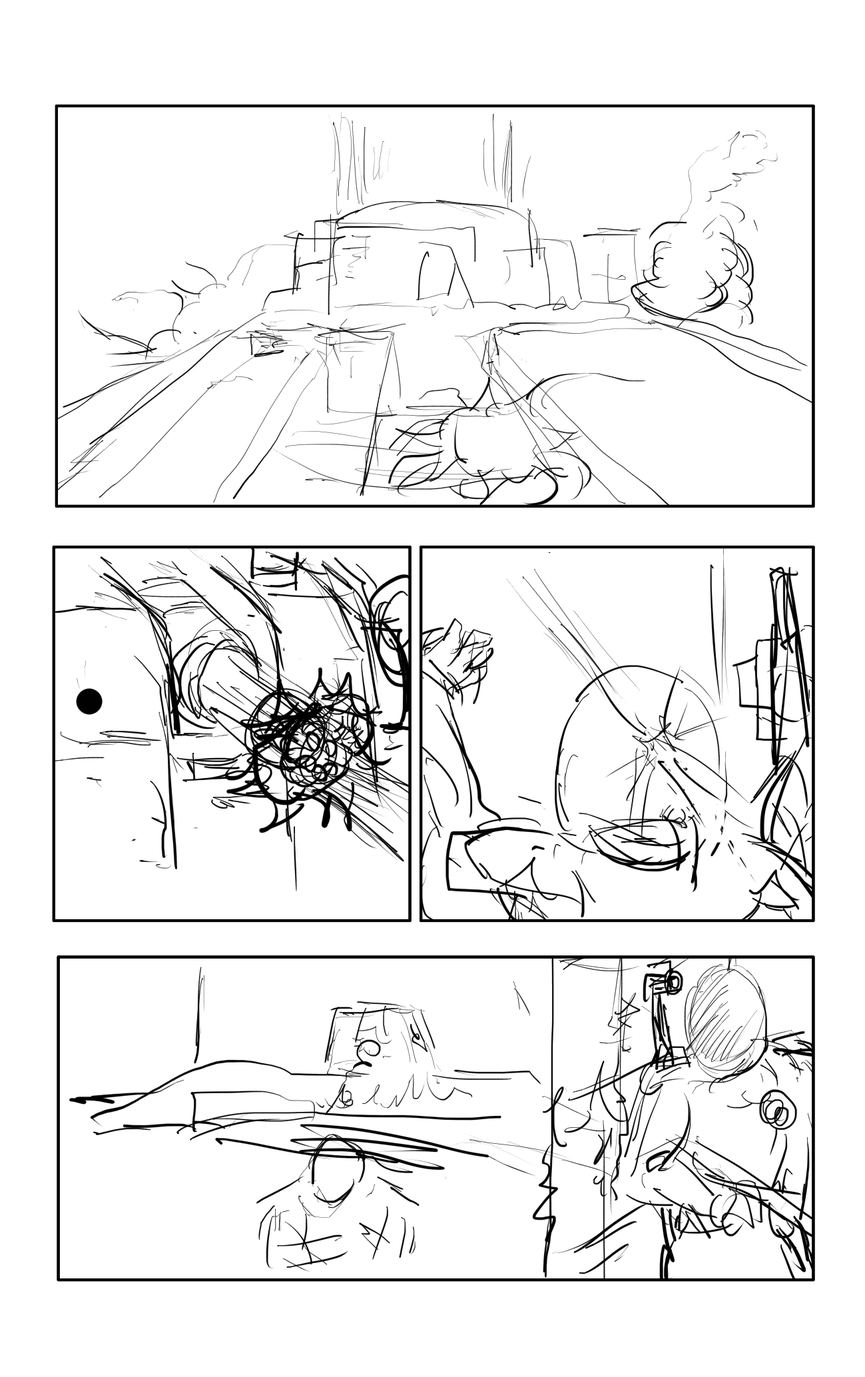
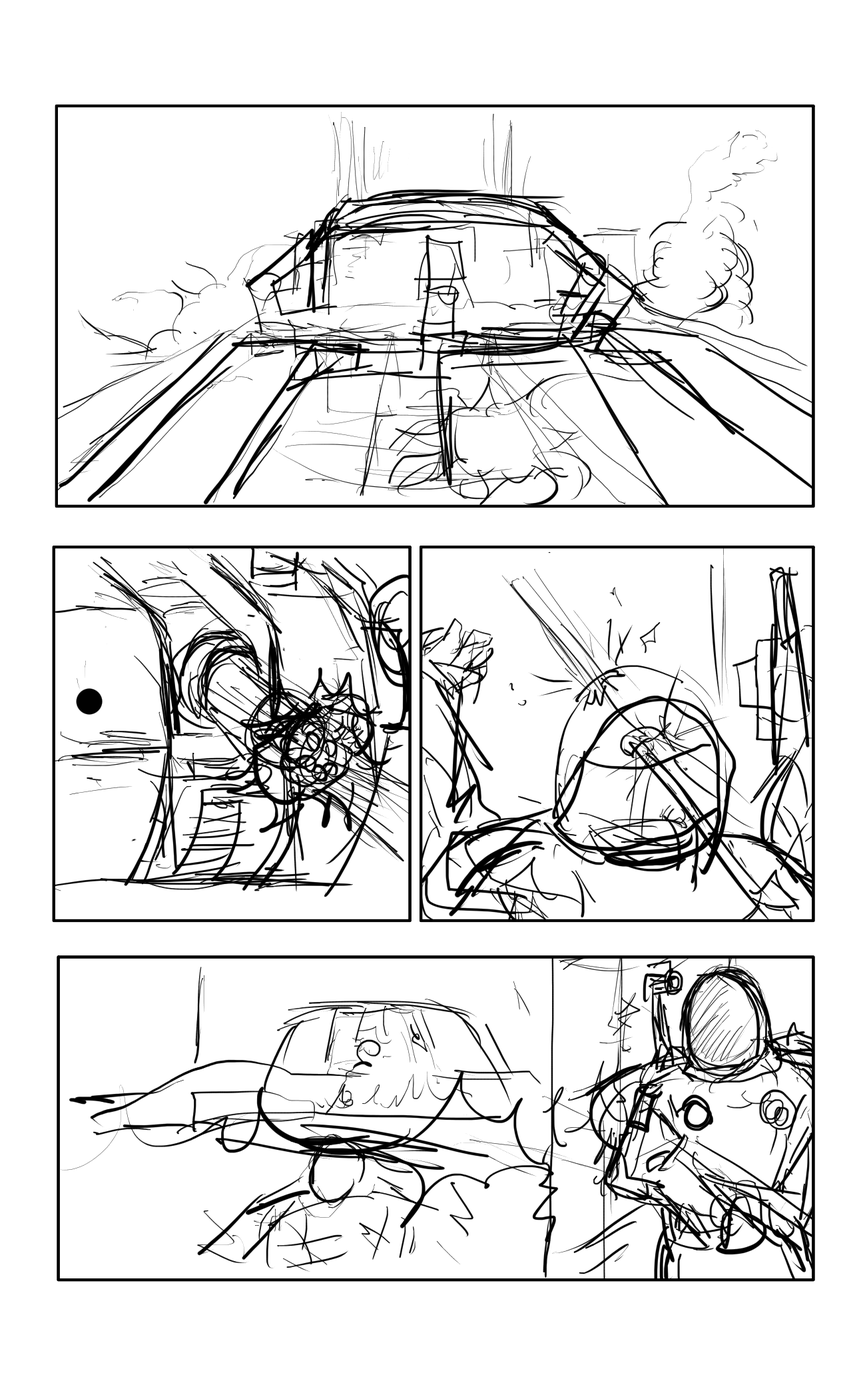
Layers edited between the first and the second 865 × 1377 image:
painted on "Ink" over [55, 189, 813, 1279]
